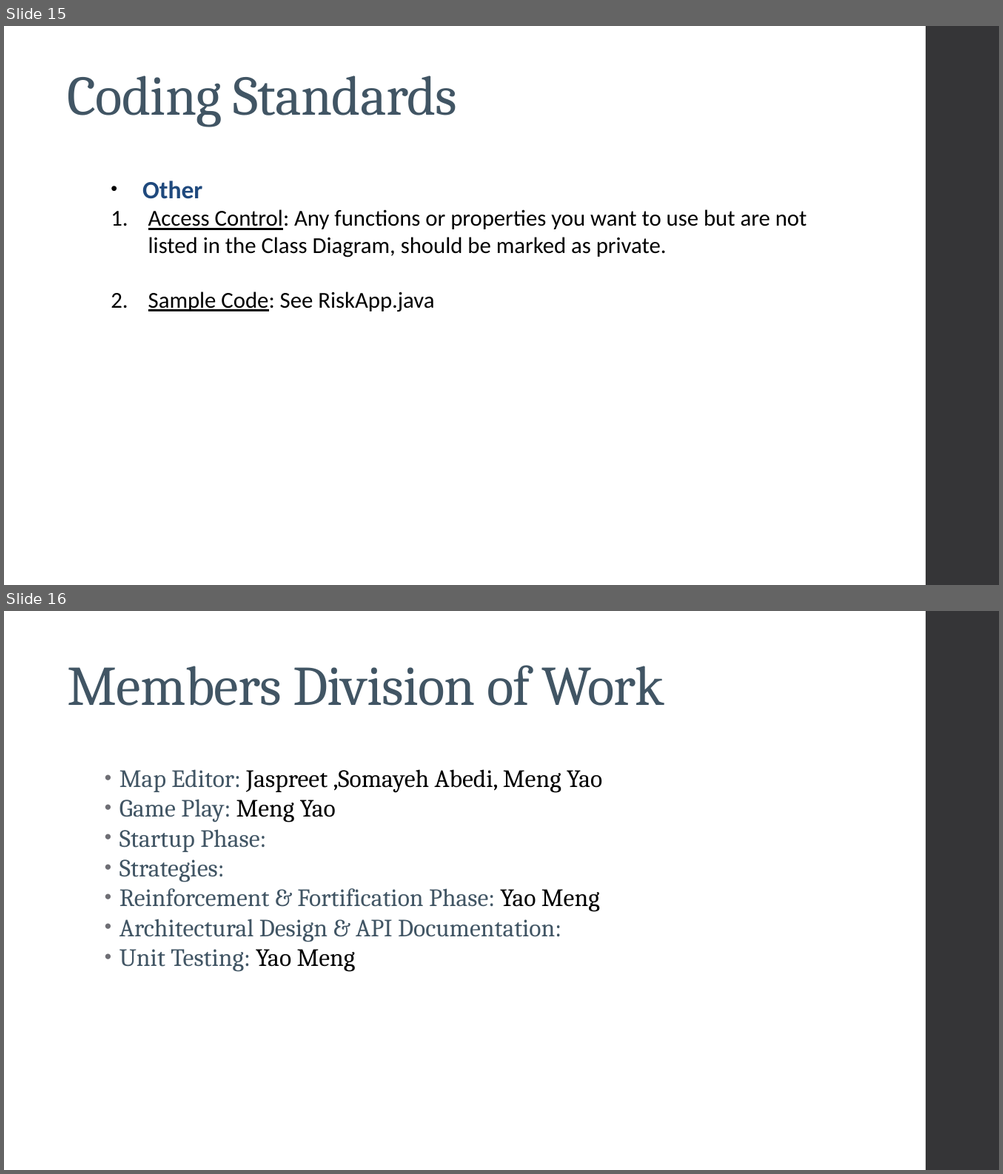
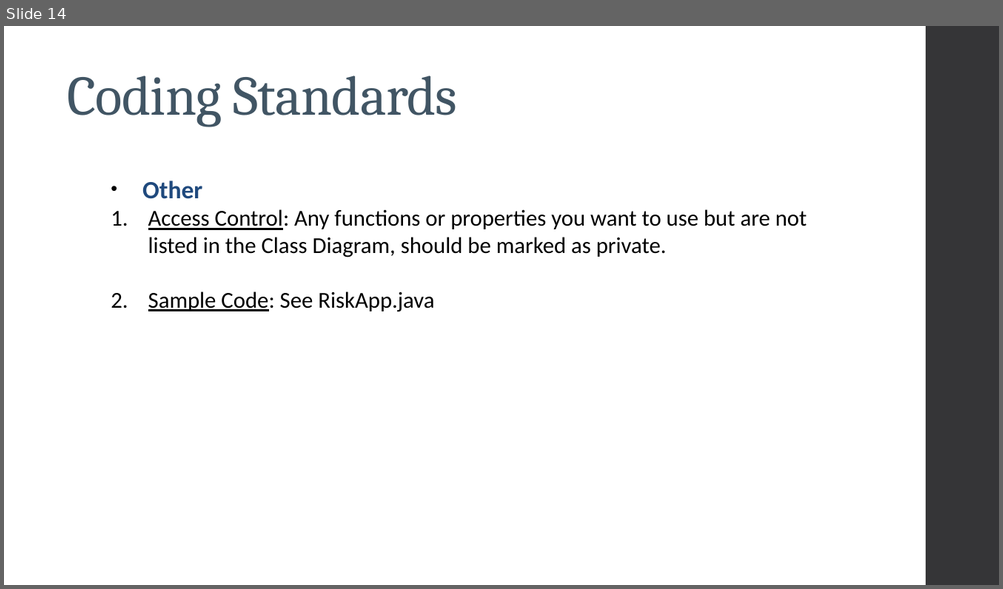
Before and after one commit to basraramit/APP, a slide deck: Documentation/Architecture Design build3.pptx. Shown one above the other, each under a label of ours: slides 15 and 16 before the commit, slide 14 after it. The pictures are 1003x1174 and 1003x589 pixels, drawn with LibreOffice and Linux fonts; fonts in the diff are those of the drawing. Boxes give left, top, right and bottom in pixels: in the first picture for what was removed or moved away, otherwise in the second. Text is boxed around its words. In the diff, an @@ line names an element or a change of style, - is before the commit and + after.

```diff
--- a/Documentation/Architecture Design build3.pptx
+++ b/Documentation/Architecture Design build3.pptx
@@ slide 16 removed at box(4, 611, 999, 1170), background #FFFFFF @@
@@ freeform shape removed at box(925, 611, 999, 1170) @@
@@ title removed at box(67, 665, 664, 706) @@
-Members Division of Work
@@ text removed at box(119, 769, 602, 972) @@
-• Map Editor: Jaspreet ,Somayeh Abedi, Meng Yao
-• Game Play: Meng Yao
-• Startup Phase:
-• Strategies:
-• Reinforcement & Fortification Phase: Yao Meng
-• Architectural Design & API Documentation:
-• Unit Testing: Yao Meng
@@ what was slide 15 is now slide 14 @@
```
Also in this commit, not shown: 1 slide changed, 1 other slide removed.
